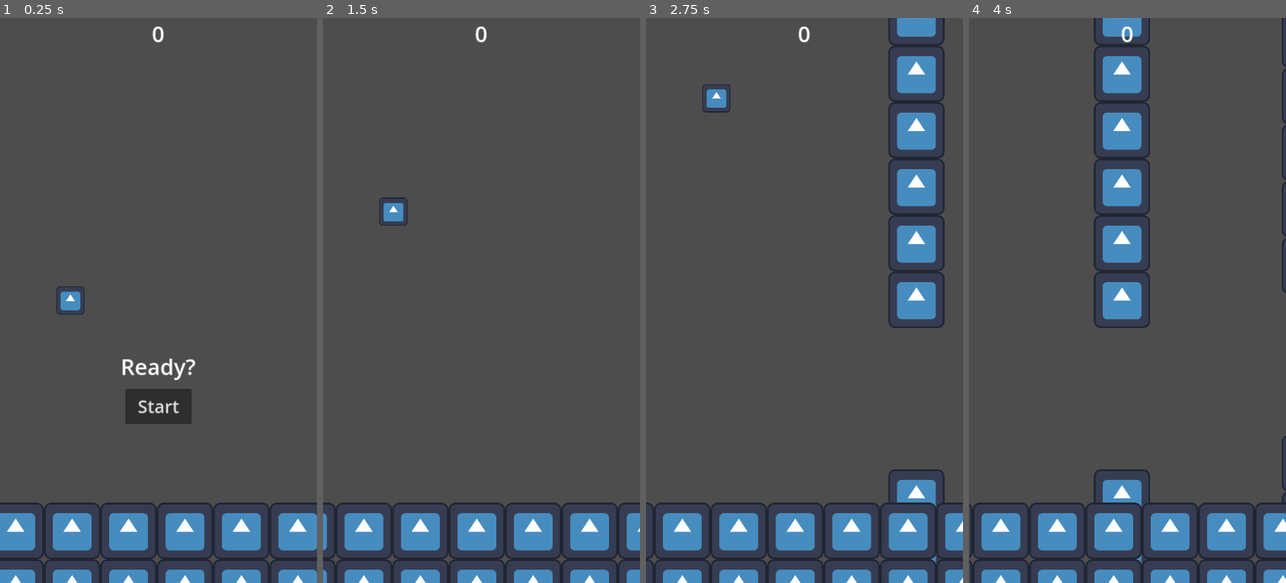
Above: before the commit, frames 1-4 (left to right).
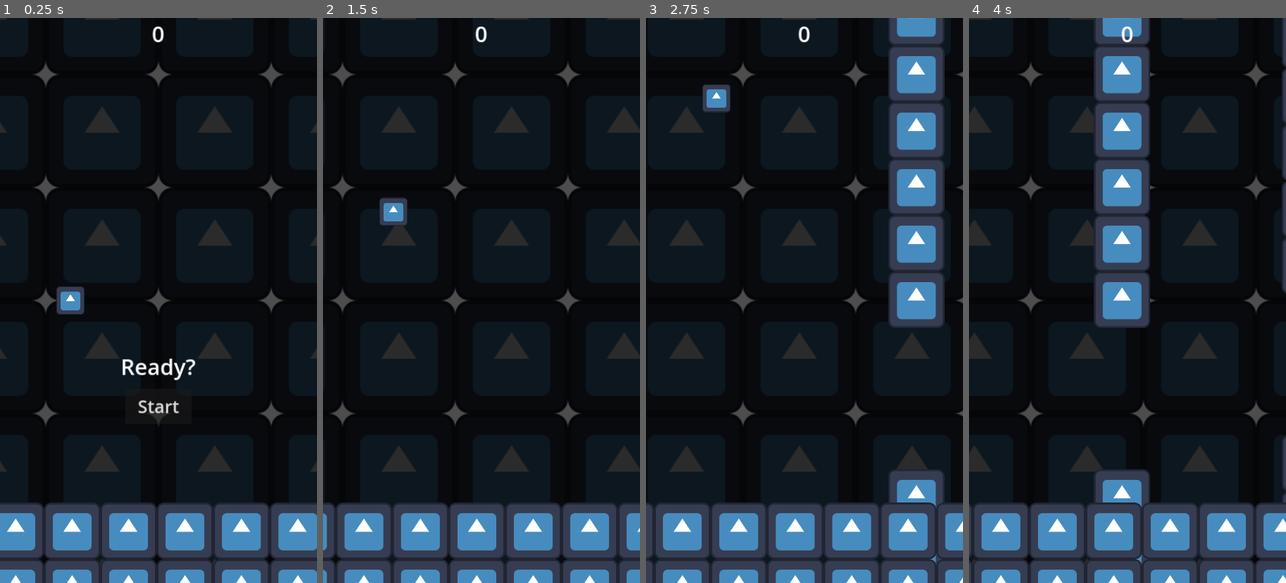
Above: after the commit, the same moments.

Repository: uwgamedev/bouncing-between-obstacles
Game: Godot game, scene res://main.tscn
The game is run twice, just before and just after one commit, with the same random seed, the same clock (stepped at 60 frames per second) and the same inputs. The engine's default icon, where the game draws it, is replaced by a stand-in: a white triangle on a blue panel in a dark square.
Inputs:
- Up to frame 1 (0.25 s): no input
- Up to frame 2 (1.5 s): click "Start" at 0.5 s; tap Space (bounce) at 1.35 s
- Up to frame 3 (2.75 s): tap Space (bounce) at 2.1 s
- Up to frame 4 (4 s): tap Space (bounce) at 2.85, 3.6 s

The runs differ from the first frame. In frame 1, 84% of the frame differs, in the area x 0-100%, y 0-97%; in frame 2, 84%; in frame 3, 74%; in frame 4, 74%.

Commit message:
Misc tweaks & adding place to put sounds

Diff:
--- a/main.gd
+++ b/main.gd
@@ -13,15 +13,18 @@
 func game_over():
 	get_tree().paused = true
 	$GameOverScreen.show()
+	$LoseSound.play()
+	$BackgroundMusicGame.playing = false
+	$BackgroundMusicEnd.playing = true
 
 
 func _on_player_obstacle_hit():
-	print('po?')
 	game_over()
 
 
 func _on_player_score_hit():
 	score += 1
+	$ScoreSound.play()
 
 
 func _on_retry_button_pressed():
@@ -32,3 +35,4 @@
 func _on_start_button_pressed():
 	get_tree().paused = false
 	$GameStartScreen.hide()
+	$StartSound.play()
--- a/main.tscn
+++ b/main.tscn
@@ -1,12 +1,65 @@
-[gd_scene load_steps=5 format=3 uid="uid://nych2jqklfev"]
+[gd_scene load_steps=9 format=3 uid="uid://nych2jqklfev"]
 
 [ext_resource type="Script" path="res://main.gd" id="1_u1ke3"]
+[ext_resource type="Texture2D" uid="uid://c7b1b5pvow4yr" path="res://icon.svg" id="2_kk5dk"]
 [ext_resource type="PackedScene" uid="uid://dpuuxdmw1p2w7" path="res://objects/player/player.tscn" id="3_m37ko"]
 [ext_resource type="PackedScene" uid="uid://t7dqkmoq36ej" path="res://objects/obstacle_source/obstacle_source.tscn" id="3_rr0pe"]
 [ext_resource type="PackedScene" uid="uid://ba85mva2phgdm" path="res://objects/floor/floor.tscn" id="4_uodo6"]
 
+[sub_resource type="Animation" id="Animation_ra15o"]
+resource_name = "scroll_background"
+length = 4.0
+loop_mode = 1
+tracks/0/type = "value"
+tracks/0/imported = false
+tracks/0/enabled = true
+tracks/0/path = NodePath(".:position")
+tracks/0/interp = 1
+tracks/0/loop_wrap = true
+tracks/0/keys = {
+"times": PackedFloat32Array(0, 4),
+"transitions": PackedFloat32Array(1, 1),
+"update": 0,
+"values": [Vector2(0, 0), Vector2(-256, 0)]
+}
+
+[sub_resource type="Animation" id="Animation_fjpfn"]
+length = 0.001
+tracks/0/type = "value"
+tracks/0/imported = false
+tracks/0/enabled = true
+tracks/0/path = NodePath(".:position")
+tracks/0/interp = 1
+tracks/0/loop_wrap = true
+tracks/0/keys = {
+"times": PackedFloat32Array(0),
+"transitions": PackedFloat32Array(1),
+"update": 0,
+"values": [Vector2(0, 0)]
+}
+
+[sub_resource type="AnimationLibrary" id="AnimationLibrary_jq8xj"]
+_data = {
+"RESET": SubResource("Animation_fjpfn"),
+"scroll_background": SubResource("Animation_ra15o")
+}
+
 [node name="Main" type="Node2D"]
 script = ExtResource("1_u1ke3")
+
+[node name="Background" type="Sprite2D" parent="."]
+modulate = Color(0.168627, 0.168627, 0.168627, 1)
+texture_repeat = 2
+scale = Vector2(2, 2)
+texture = ExtResource("2_kk5dk")
+region_enabled = true
+region_rect = Rect2(0, 0, 5120, 1280)
+
+[node name="AnimationPlayer" type="AnimationPlayer" parent="Background"]
+autoplay = "scroll_background"
+libraries = {
+"": SubResource("AnimationLibrary_jq8xj")
+}
 
 [node name="Player" parent="." instance=ExtResource("3_m37ko")]
 position = Vector2(-200, 0)
@@ -68,6 +121,17 @@
 theme_override_font_sizes/font_size = 40
 text = "Start"
 
+[node name="BackgroundMusicGame" type="AudioStreamPlayer" parent="."]
+autoplay = true
+
+[node name="BackgroundMusicEnd" type="AudioStreamPlayer" parent="."]
+
+[node name="ScoreSound" type="AudioStreamPlayer" parent="."]
+
+[node name="LoseSound" type="AudioStreamPlayer" parent="."]
+
+[node name="StartSound" type="AudioStreamPlayer" parent="."]
+
 [connection signal="obstacle_hit" from="Player" to="." method="_on_player_obstacle_hit"]
 [connection signal="score_hit" from="Player" to="." method="_on_player_score_hit"]
 [connection signal="pressed" from="GameOverScreen/RetryButton" to="." method="_on_retry_button_pressed"]
--- a/objects/obstacle/obstacle.tscn
+++ b/objects/obstacle/obstacle.tscn
@@ -8,6 +8,9 @@
 
 [sub_resource type="RectangleShape2D" id="RectangleShape2D_h8jem"]
 size = Vector2(128, 600)
+
+[sub_resource type="RectangleShape2D" id="RectangleShape2D_8aqhu"]
+size = Vector2(128, 128)
 
 [sub_resource type="Animation" id="Animation_3mpa1"]
 length = 0.001
@@ -60,44 +63,54 @@
 "slide_to_left": SubResource("Animation_tetwn")
 }
 
-[node name="ObstacleStart" type="Node2D"]
+[node name="Obstacle" type="Node2D"]
 script = ExtResource("1_1dr7p")
 
-[node name="Obstacle" type="Node2D" parent="."]
+[node name="ObstacleMover" type="Node2D" parent="."]
 
-[node name="ObstacleArea" type="Area2D" parent="Obstacle" groups=["obstacles"]]
+[node name="ObstacleArea" type="Area2D" parent="ObstacleMover" groups=["obstacles"]]
 unique_name_in_owner = true
 
-[node name="CollisionShapeUpper" type="CollisionShape2D" parent="Obstacle/ObstacleArea"]
+[node name="CollisionShapeUpper" type="CollisionShape2D" parent="ObstacleMover/ObstacleArea"]
 position = Vector2(0, -800)
 shape = SubResource("RectangleShape2D_lvm78")
 
-[node name="Sprite" type="Sprite2D" parent="Obstacle/ObstacleArea/CollisionShapeUpper"]
+[node name="Sprite" type="Sprite2D" parent="ObstacleMover/ObstacleArea/CollisionShapeUpper"]
 texture_repeat = 2
 texture = ExtResource("1_lahrd")
 region_enabled = true
 region_rect = Rect2(0, 0, 128, 1280)
 
-[node name="CollisionShapeLower" type="CollisionShape2D" parent="Obstacle/ObstacleArea"]
+[node name="CollisionShapeLower" type="CollisionShape2D" parent="ObstacleMover/ObstacleArea"]
 position = Vector2(0, 800)
 shape = SubResource("RectangleShape2D_lvm78")
 
-[node name="Sprite" type="Sprite2D" parent="Obstacle/ObstacleArea/CollisionShapeLower"]
+[node name="Sprite" type="Sprite2D" parent="ObstacleMover/ObstacleArea/CollisionShapeLower"]
 texture_repeat = 2
 texture = ExtResource("1_lahrd")
 region_enabled = true
 region_rect = Rect2(0, 0, 128, 1280)
 
-[node name="ScoreArea" type="Area2D" parent="Obstacle" groups=["scores"]]
+[node name="ScoreArea" type="Area2D" parent="ObstacleMover" groups=["scores"]]
 unique_name_in_owner = true
 
-[node name="CollisionShape2D" type="CollisionShape2D" parent="Obstacle/ScoreArea"]
-position = Vector2(128, 0)
+[node name="CollisionShape2D" type="CollisionShape2D" parent="ObstacleMover/ScoreArea"]
+position = Vector2(200, 0)
 shape = SubResource("RectangleShape2D_h8jem")
 debug_color = Color(0, 0.639216, 0.372549, 0.419608)
 
+[node name="CollisionShape2D2" type="CollisionShape2D" parent="ObstacleMover/ScoreArea"]
+position = Vector2(128, 300)
+shape = SubResource("RectangleShape2D_8aqhu")
+debug_color = Color(0, 0.639216, 0.372549, 0.419608)
+
+[node name="CollisionShape2D3" type="CollisionShape2D" parent="ObstacleMover/ScoreArea"]
+position = Vector2(128, -300)
+shape = SubResource("RectangleShape2D_8aqhu")
+debug_color = Color(0, 0.639216, 0.372549, 0.419608)
+
 [node name="AnimationPlayer" type="AnimationPlayer" parent="."]
-root_node = NodePath("../Obstacle")
+root_node = NodePath("../ObstacleMover")
 autoplay = "slide_to_left"
 libraries = {
 "": SubResource("AnimationLibrary_at5t7")
--- a/objects/obstacle_source/obstacle_source.gd
+++ b/objects/obstacle_source/obstacle_source.gd
@@ -1,12 +1,15 @@
 extends Marker2D
 
+
 var obstacle = preload("res://objects/obstacle/obstacle.tscn")
+
 
 func _ready():
 	add_obstacle(2.0)
 	add_obstacle(4.0)
 	add_obstacle(6.0)
 
+
 func add_obstacle(offset=0.0):
 	var new_obstacle := obstacle.instantiate()
 	add_child(new_obstacle)
--- a/objects/player/player.gd
+++ b/objects/player/player.gd
@@ -15,9 +15,7 @@
 
 func _on_area_entered(area: Area2D):
 	if area.is_in_group(&"obstacles"):
-		print('obstacle')
 		emit_signal("obstacle_hit")
 
 	if area.is_in_group(&"scores"):
-		print('score')
 		emit_signal("score_hit")
Not shown: 1 places in objects/obstacle/obstacle.tscn that only renumber resources
